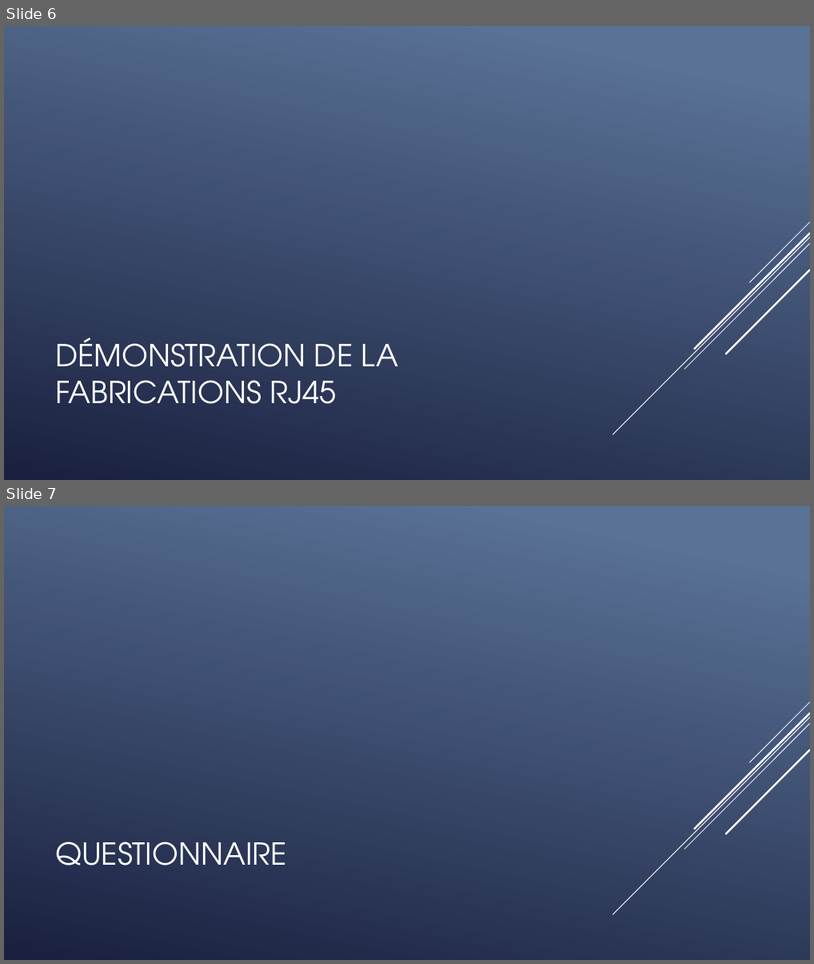
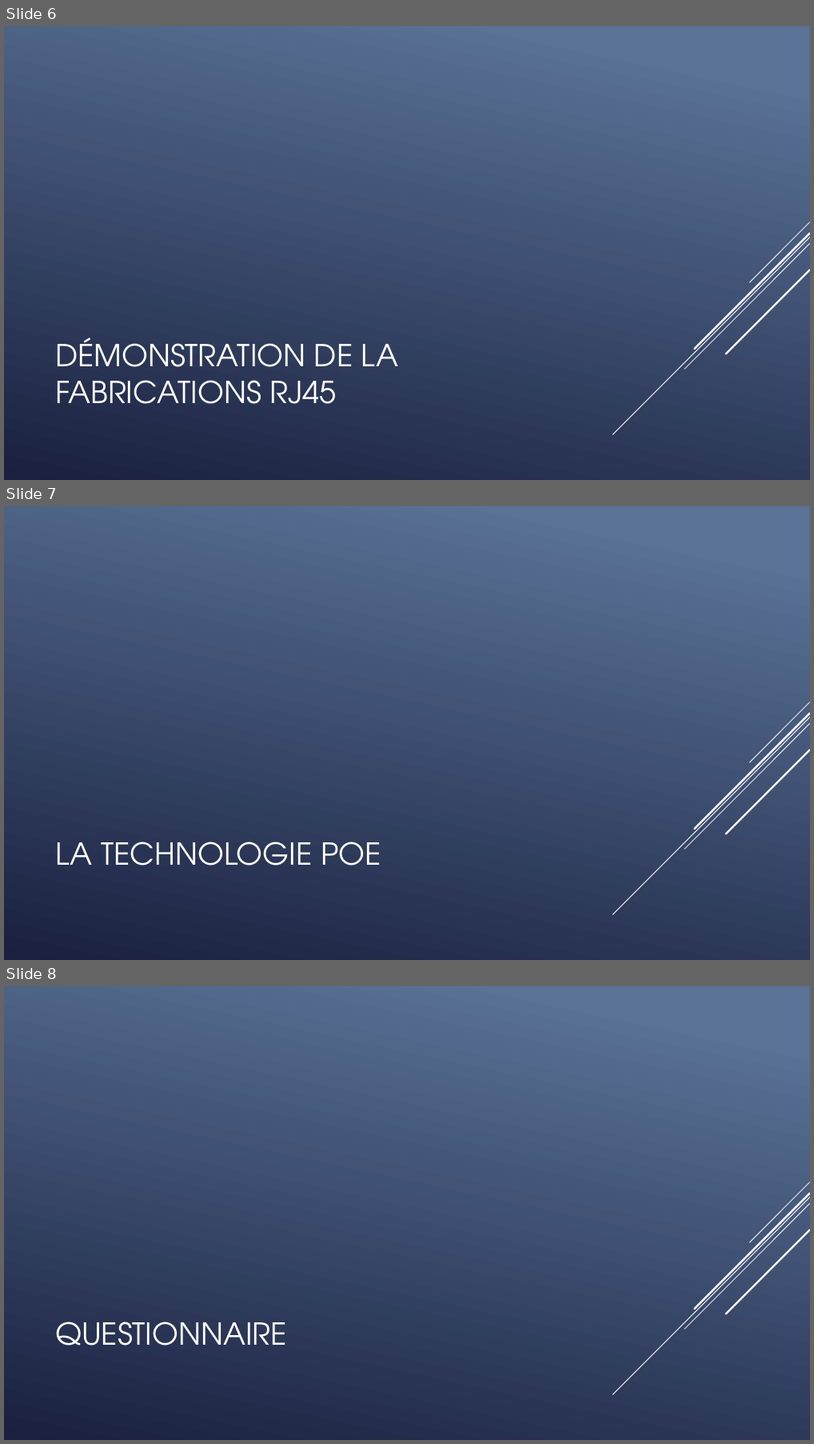
Before and after one commit to QuentinKrg/M214-Ethernet, a slide deck: Module 214 - Fabrication_Ethernet.pptx. Shown one above the other, each under a label of ours: slides 6 and 7 before the commit, slides 6, 7 and 8 after it. The pictures are 814x964 and 814x1444 pixels, drawn with LibreOffice and Linux fonts; fonts in the diff are those of the drawing. Boxes give left, top, right and bottom in pixels: in the first picture for what was removed or moved away, otherwise in the second. Text is boxed around its words. In the diff, an @@ line names an element or a change of style, - is before the commit and + after.

```diff
--- a/Module 214 - Fabrication_Ethernet.pptx
+++ b/Module 214 - Fabrication_Ethernet.pptx
@@ slide 7 added at bbox=[4, 506, 810, 960], background gradient #597496 to #1A2040; not listed: 5 template elements that a slide beside it also shows @@
@@ title added at bbox=[55, 841, 381, 865], 36 pt, text #FFFFFF @@
+LA TECHNOLOGIE POE
@@ what was slide 7 is now slide 8 @@
```
Also in this commit, not shown: 14 other files.
